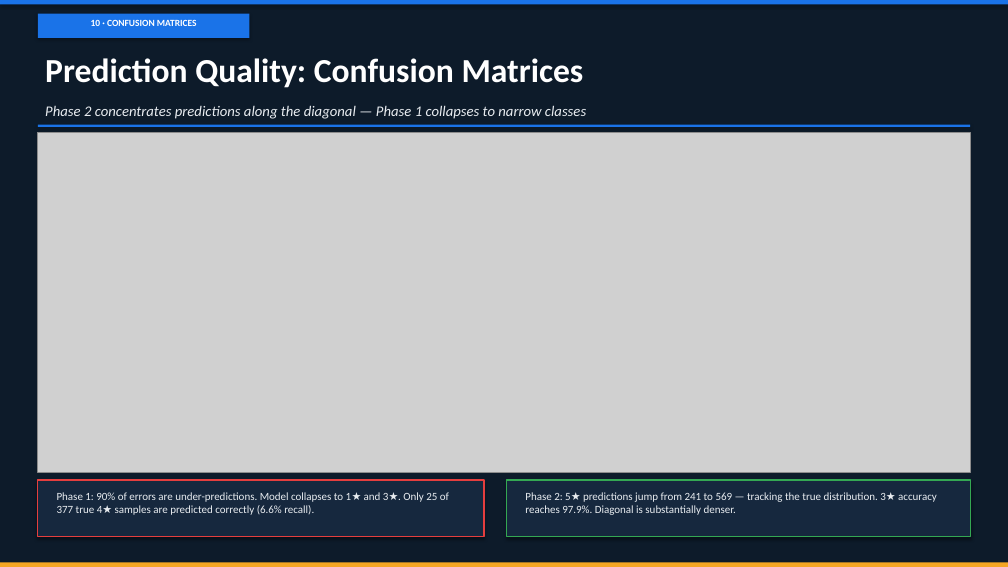
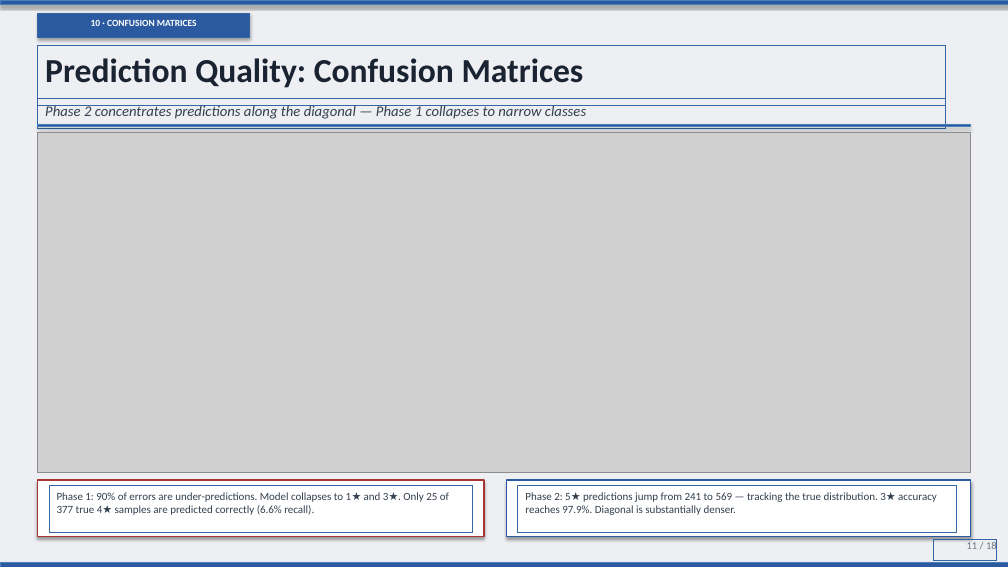
Before and after one commit to kvarun314/pes-mtech-project, a slide deck: slide 11 of Agentic_LLaMA3_Presentation_v3.pptx. Drawn at 1008x567 pixels with LibreOffice and Linux fonts; fonts in the diff are those of the drawing; grey boxes stand for pictures. Boxes give left, top, right and bottom in pixels: in the first picture for what was removed or moved away, otherwise in the second. Text is boxed around its words. In the diff, an @@ line names an element or a change of style, - is before the commit and + after.

```diff
--- a/Agentic_LLaMA3_Presentation_v3.pptx
+++ b/Agentic_LLaMA3_Presentation_v3.pptx
@@ background #0D1B2A to #EDEFF2 @@
@@ text "Prediction Quality: Confusion Matrices" at (45, 58, 584, 88): text colour #FFFFFF to #1A2332 @@
@@ fill #1A73E8 to #2C5AA0 in 3 elements at (0, 0, 1008, 5), (38, 14, 250, 38), (38, 125, 970, 127) @@
@@ rectangle at (38, 480, 484, 537): fill #16283E to #FFFFFF; outline #E53E3E 1.2 pt to #A93636 1.2 pt @@
@@ rectangle at (507, 480, 970, 537): fill #16283E to #FFFFFF; outline #34A853 1.2 pt to #2C5AA0 1.2 pt @@
@@ text colour #E8ECF0 to #33404F in 3 elements at (45, 105, 586, 119), (57, 492, 449, 515), (525, 492, 937, 515) @@
@@ rectangle at (0, 563, 1008, 567): fill #F5A623 to #2C5AA0 @@
@@ text added at (967, 541, 997, 553), 10 pt, text #6B7684 @@
+11 / 18
```
Also in this commit, not shown: 17 other slides changed, 10 other files.
